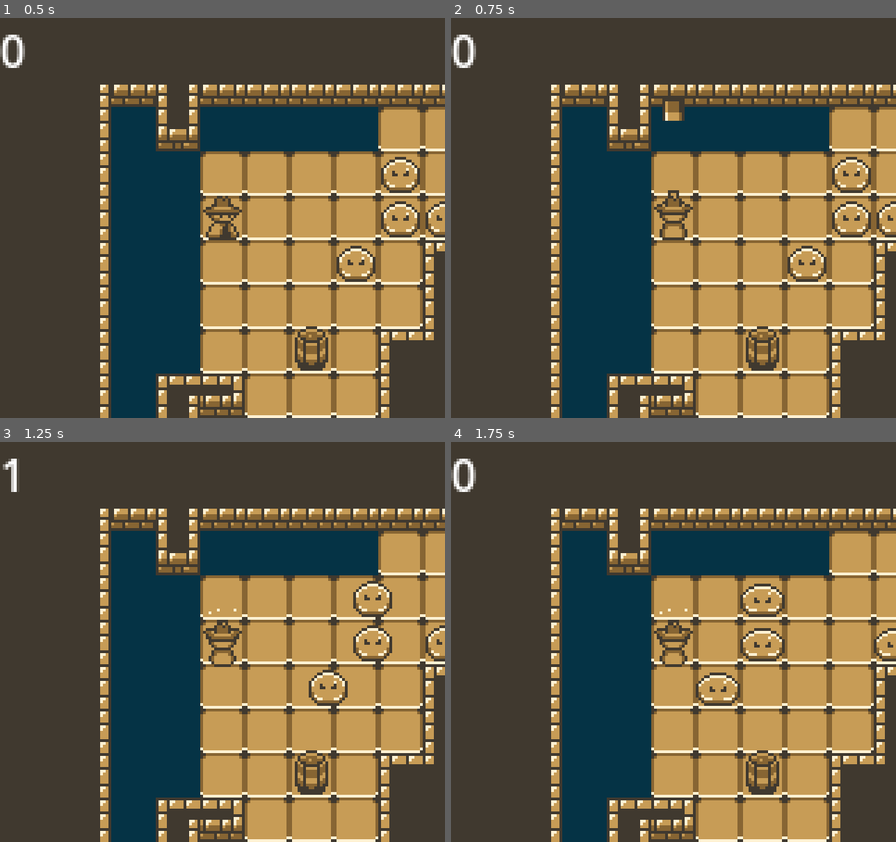
Above: before the commit, frames 1-4 (two rows, left to right).
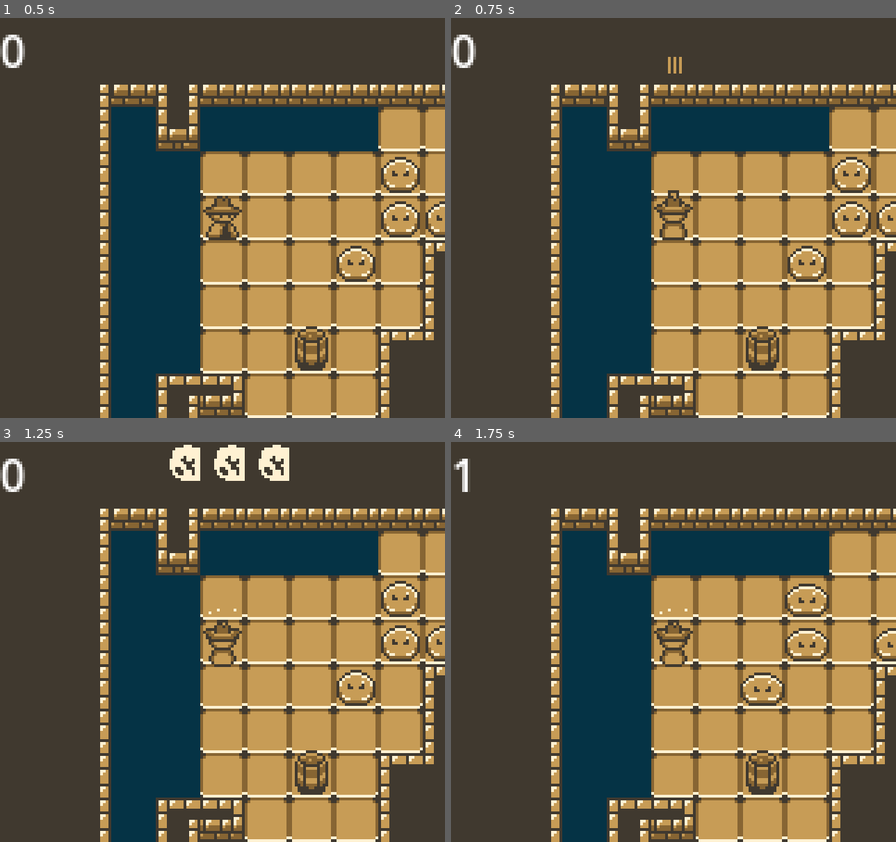
Above: after the commit, the same moments.

Repository: ThGnommy/gb-jam-13
Game: Godot game, scene res://scenes/levels/main.tscn
The game is run twice, just before and just after one commit, with the same random seed, the same clock (stepped at 60 frames per second) and the same inputs. This scene is started directly instead of the project's main scene.
Inputs:
- Up to frame 1 (0.5 s): no input
- Up to frame 2 (0.75 s): hold W (shootUp) from 0.53 s (still down)
- Up to frame 3 (1.25 s): keep holding W (shootUp)
- Up to frame 4 (1.75 s): keep holding W (shootUp)

Frame 1 is identical in both runs. In frame 2, 0.3% of the frame differs, in the area x 47-53%, y 9-26%; in frame 3, 3.7%, in the area x 0-95%, y 0-66%; in frame 4, 2.5%.

Commit message:
Mortar bullet

Diff:
--- a/scenes/mortar_bullet.tscn
+++ b/scenes/mortar_bullet.tscn
@@ -21,6 +21,42 @@
 [sub_resource type="RectangleShape2D" id="RectangleShape2D_mkf8s"]
 size = Vector2(10, 7)
 
+[sub_resource type="AtlasTexture" id="AtlasTexture_ibs3r"]
+atlas = ExtResource("2_ibs3r")
+region = Rect2(0, 48, 16, 24)
+
+[sub_resource type="AtlasTexture" id="AtlasTexture_o25ea"]
+atlas = ExtResource("2_ibs3r")
+region = Rect2(16, 48, 16, 24)
+
+[sub_resource type="AtlasTexture" id="AtlasTexture_x2byj"]
+atlas = ExtResource("2_ibs3r")
+region = Rect2(32, 48, 16, 24)
+
+[sub_resource type="AtlasTexture" id="AtlasTexture_vhtca"]
+atlas = ExtResource("2_ibs3r")
+region = Rect2(48, 48, 16, 24)
+
+[sub_resource type="SpriteFrames" id="SpriteFrames_06rdp"]
+animations = [{
+"frames": [{
+"duration": 1.0,
+"texture": SubResource("AtlasTexture_ibs3r")
+}, {
+"duration": 1.0,
+"texture": SubResource("AtlasTexture_o25ea")
+}, {
+"duration": 1.0,
+"texture": SubResource("AtlasTexture_x2byj")
+}, {
+"duration": 1.0,
+"texture": SubResource("AtlasTexture_vhtca")
+}],
+"loop": false,
+"name": &"explode",
+"speed": 5.0
+}]
+
 [node name="MortarBullet" type="Node2D"]
 script = ExtResource("1_sonqj")
 
@@ -35,4 +71,52 @@
 shape = SubResource("RectangleShape2D_mkf8s")
 disabled = true
 
+[node name="ExplosionSprites" type="Node2D" parent="."]
+
+[node name="ExplosionSprite" type="AnimatedSprite2D" parent="ExplosionSprites"]
+z_index = -1
+sprite_frames = SubResource("SpriteFrames_06rdp")
+animation = &"explode"
+autoplay = "explode"
+
+[node name="ExplosionSprite2" type="AnimatedSprite2D" parent="ExplosionSprites"]
+sprite_frames = SubResource("SpriteFrames_06rdp")
+animation = &"explode"
+autoplay = "explode"
+
+[node name="ExplosionSprite3" type="AnimatedSprite2D" parent="ExplosionSprites"]
+sprite_frames = SubResource("SpriteFrames_06rdp")
+animation = &"explode"
+autoplay = "explode"
+
+[node name="ExplosionSprite4" type="AnimatedSprite2D" parent="ExplosionSprites"]
+sprite_frames = SubResource("SpriteFrames_06rdp")
+animation = &"explode"
+autoplay = "explode"
+
+[node name="ExplosionSprite5" type="AnimatedSprite2D" parent="ExplosionSprites"]
+sprite_frames = SubResource("SpriteFrames_06rdp")
+animation = &"explode"
+autoplay = "explode"
+
+[node name="ExplosionSprite6" type="AnimatedSprite2D" parent="ExplosionSprites"]
+sprite_frames = SubResource("SpriteFrames_06rdp")
+animation = &"explode"
+autoplay = "explode"
+
+[node name="ExplosionSprite7" type="AnimatedSprite2D" parent="ExplosionSprites"]
+sprite_frames = SubResource("SpriteFrames_06rdp")
+animation = &"explode"
+autoplay = "explode"
+
+[node name="ExplosionSprite8" type="AnimatedSprite2D" parent="ExplosionSprites"]
+sprite_frames = SubResource("SpriteFrames_06rdp")
+animation = &"explode"
+autoplay = "explode"
+
+[node name="ExplosionSprite9" type="AnimatedSprite2D" parent="ExplosionSprites"]
+sprite_frames = SubResource("SpriteFrames_06rdp")
+animation = &"explode"
+autoplay = "explode"
+
 [connection signal="tree_exited" from="." to="." method="_on_tree_exited"]
--- a/scenes/scripts/bullet.gd
+++ b/scenes/scripts/bullet.gd
@@ -38,9 +38,12 @@
 		queue_free()
 		return
 
-	if(!GridManager.is_cell_free(current_cell)):
+	if(verify_hit(current_cell)):
 		should_stop = true
 		hit_something(current_cell)
+
+func verify_hit(cell: Vector2) -> bool:
+	return !GridManager.is_cell_free(cell)
 
 func hit_something(cell: Vector2) -> void:
 	var hitEntity = GridManager.get_entity_at_cell(cell)
--- a/scenes/scripts/dynamite_bullet.gd
+++ b/scenes/scripts/dynamite_bullet.gd
@@ -11,6 +11,7 @@
 
 	# Hide all explosion sprites initially
 	for explosionSprite in $ExplosionSprites.get_children():
+		explosionSprite.z_index = 1
 		explosionSprite.hide()
 
 func _process(delta: float) -> void:
--- a/scenes/scripts/mortar_bullet.gd
+++ b/scenes/scripts/mortar_bullet.gd
@@ -1,10 +1,30 @@
 extends DynamiteBullet
 
+@export var animation_speed: float = 1.7
+var start_cell: Vector2i
+var mortar_range: int = 4
 
 func _ready() -> void:
 	super._ready()
 	damage = 1
 	velocity = 100
+	$FlySprite.z_index = 1
+	start_cell = GridManager.world_to_cell(global_position)
 
 	# Mortar bullet explodes in a 9-cell area (the target cell and the 8 surrounding cells)
 	other_cells_modifier = [Vector2(0, -1), Vector2(0, 1), Vector2(1, 0), Vector2(-1, 0),Vector2(1, 1), Vector2(1, -1), Vector2(-1, 1), Vector2(-1, -1)]
+
+func fly_animation(px_height: int) -> void:
+	var jump_tween = create_tween()
+	jump_tween.tween_property($FlySprite, "position:y", -px_height, 1.0 / animation_speed / 2).set_trans(Tween.TRANS_SINE).set_ease(Tween.EASE_OUT)
+	jump_tween.tween_property($FlySprite, "position:y", 0, 1.0 / animation_speed / 2).set_trans(Tween.TRANS_SINE).set_ease(Tween.EASE_IN)
+	await jump_tween.finished
+
+func verify_hit(cell: Vector2) -> bool:
+	# Mortar bullets only explode when they their target cell, regardless of whether it's free or not
+	var distance_from_start = cell.distance_to(start_cell)
+	return distance_from_start == mortar_range
+
+func set_direction(dir : Vector2) -> void:
+	super.set_direction(dir)
+	fly_animation(20)
--- a/scenes/scripts/player.gd
+++ b/scenes/scripts/player.gd
@@ -6,7 +6,7 @@
 @onready var raycast = $RayCast2D
 @onready var anim = $AnimatedSprite2D
 
-@onready var belt : Array = ["Regular", "Regular", "Regular", "Regular", "Regular", "Dynamite"]
+@onready var belt : Array = ["Regular", "Mortar", "Dynamite", "Regular", "Dynamite", "Mortar"]
 var remaining_bullets : Array
 
 var current_cell: Vector2i
Not shown, changed: assets/sprites/Enemies/Cannon-Sheet.png.import
Not shown, changed: assets/sprites/Enemies/Cowboy-Sheet.png.import
Not shown, changed: assets/sprites/Enemies/Slime-Sheet.png.import
Not shown, changed: assets/sprites/Environment/Barrel.png.import
Not shown, changed: assets/sprites/Environment/Beer-Sheet.png.import
Not shown, changed: assets/sprites/Environment/BigExplosion-Sheet.png.import
Not shown, changed: assets/sprites/Environment/Block-Sheet.png.import
Not shown, changed: assets/sprites/Environment/Chest-Sheet.png.import
Not shown, changed: assets/sprites/Environment/FourLeafClover-Sheet.png.import
Not shown, changed: assets/sprites/Environment/FourLeafClover.png.import
Not shown, changed: assets/sprites/Environment/Mirror-Sheet.png.import
Not shown, changed: assets/sprites/Environment/TileSet.png.import
(and 11 more such lines)
